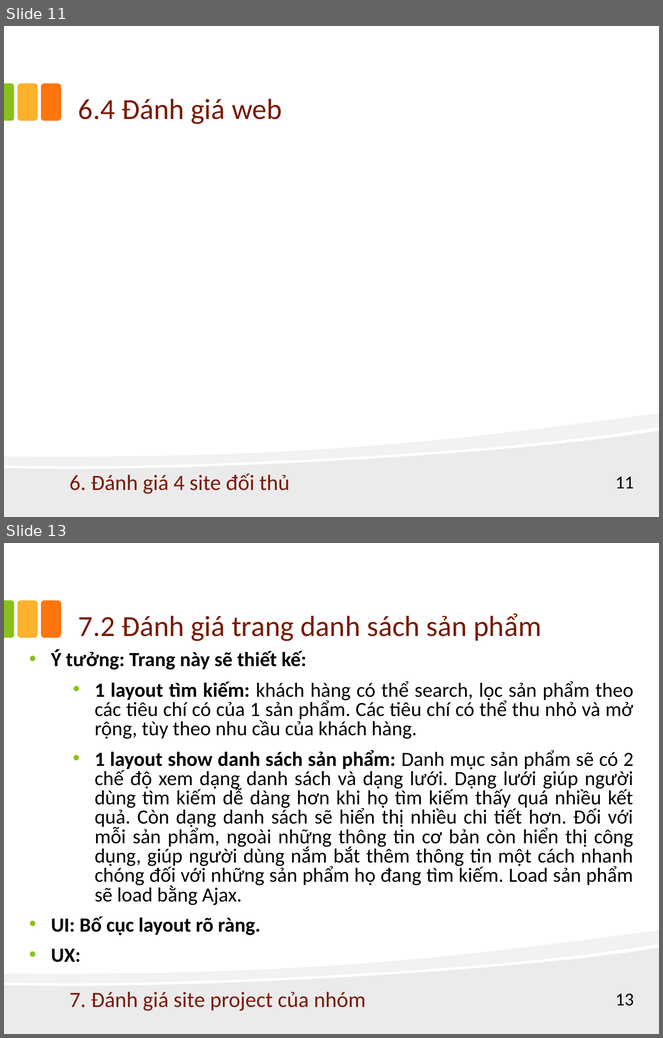
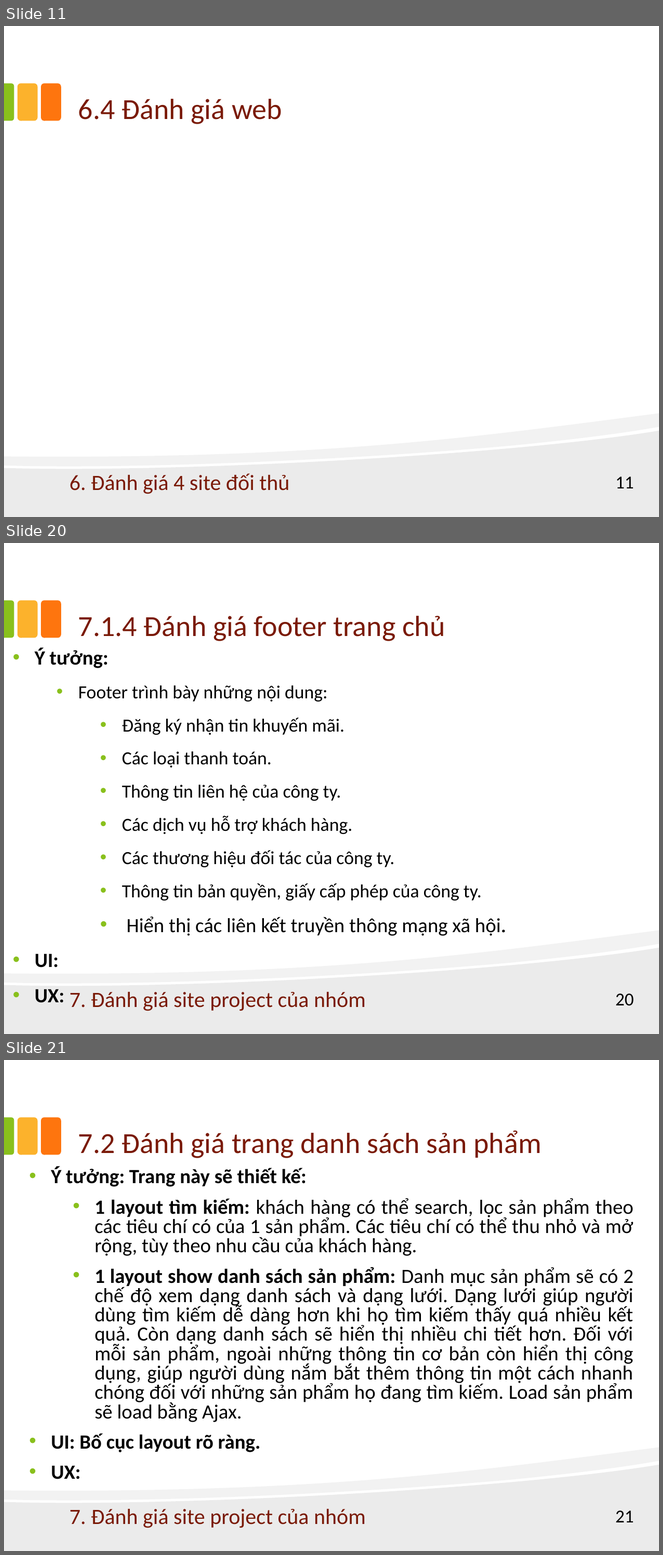
Before and after one commit to phamhoanghaison0402/Project_WebThucPhamChucNang, a slide deck: Report HCI/Report_HCI.ppt. Shown one above the other, each under a label of ours: slides 11 and 13 before the commit, slides 11, 20 and 21 after it; the slides between them are not shown. The pictures are 663x1038 and 663x1555 pixels, drawn with LibreOffice and Linux fonts; fonts in the diff are those of the drawing. Boxes give left, top, right and bottom in pixels: in the first picture for what was removed or moved away, otherwise in the second. Text is boxed around its words. In the diff, an @@ line names an element or a change of style, - is before the commit and + after.

Commit message:
xong đánh giá trang web của nhóm

```diff
--- a/Report HCI/Report_HCI.ppt
+++ b/Report HCI/Report_HCI.ppt
@@ slide 20 added at [4, 543, 659, 1034], background #FFFFFF; not listed: 5 template elements that a slide beside it also shows @@
@@ title added at [78, 616, 445, 641], 32 pt, text #7A1A07 @@
+7.1.4 Đánh giá footer trang chủ
@@ text added at [35, 648, 506, 1003], 20.4 pt, text #000000 @@
+• Ý tưởng:
+  • Footer trình bày những nội dung:
+    • Đăng ký nhận tin khuyến mãi.
+    • Các loại thanh toán.
+    • Thông tin liên hệ của công ty.
+    • Các dịch vụ hỗ trợ khách hàng.
+    • Các thương hiệu đối tác của công ty.
+    • Thông tin bản quyền, giấy cấp phép của công ty.
+    • Hiển thị các liên kết truyền thông mạng xã hội.
+• UI:
+• UX:
@@ text added at [70, 992, 366, 1012], 24 pt, text #7A1A07 @@
+7. Đánh giá site project của nhóm
@@ page number added at [616, 994, 634, 1006], 20 pt, text #000000 @@
+20
@@ what was slide 13 is now slide 21 @@
@@ page number at [616, 1511, 634, 1523]: text changed @@
-13
+21
```
Also in this commit, not shown: 5 slides changed, 7 other slides added.
